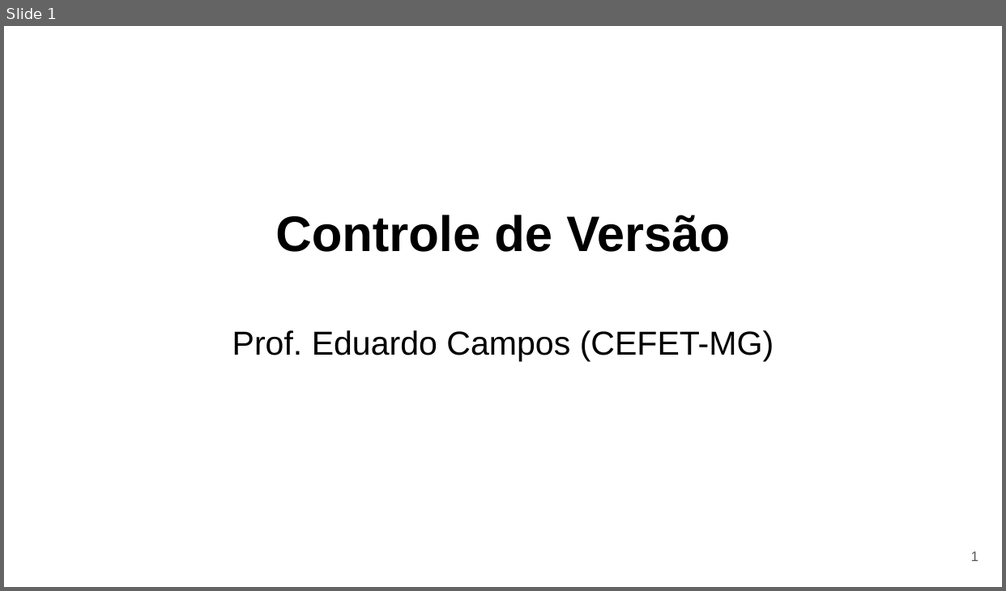
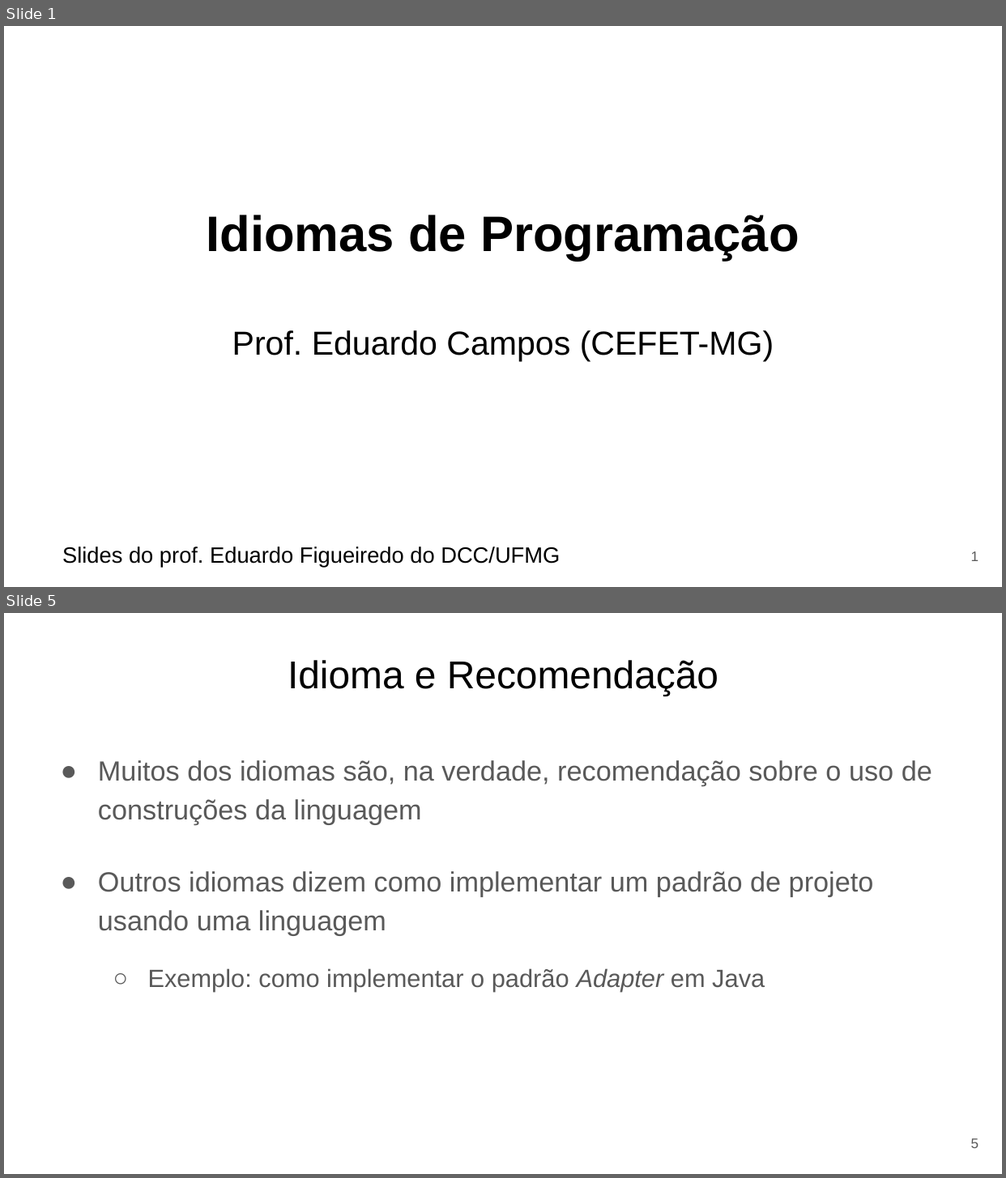
Before and after one commit to eduardocunha11/firstblog, a slide deck: aulas/gsi526/aula13-idiomas-programacao.pptx. Shown one above the other, each under a label of ours: slide 1 before the commit, slides 1 and 5 after it; the slides between them are not shown. The pictures are 1006x591 and 1006x1178 pixels, drawn with LibreOffice and Linux fonts; fonts in the diff are those of the drawing. Boxes give left, top, right and bottom in pixels: in the first picture for what was removed or moved away, otherwise in the second. Text is boxed around its words. In the diff, an @@ line names an element or a change of style, - is before the commit and + after.

Commit message:
add aula sobre idiomas de programacao

```diff
--- a/aulas/gsi526/aula13-idiomas-programacao.pptx
+++ b/aulas/gsi526/aula13-idiomas-programacao.pptx
@@ slide 5 added at [4, 613, 1002, 1174], background #FFFFFF @@
@@ title added at [288, 660, 718, 696], 28 pt, text #000000 @@
+Idioma e Recomendação
@@ text added at [98, 760, 932, 992], 20 pt, text #595959 @@
+● Muitos dos idiomas são, na verdade, recomendação sobre o uso de construções da linguagem
+● Outros idiomas dizem como implementar um padrão de projeto usando uma linguagem
+  ○ Exemplo: como implementar o padrão Adapter em Java
@@ page number added at [971, 1139, 979, 1148], 10 pt, text #595959 @@
+5
@@ slide 1 changed as well @@
@@ title at [206, 215, 799, 261]: text changed @@
-Controle de Versão
+Idiomas de Programação
@@ text added at [62, 547, 560, 567], 16 pt, text #000000 @@
+Slides do prof. Eduardo Figueiredo do DCC/UFMG
```
Also in this commit, not shown: 1 other slide changed, 18 other slides added, 23 slides removed, 4 other files.
